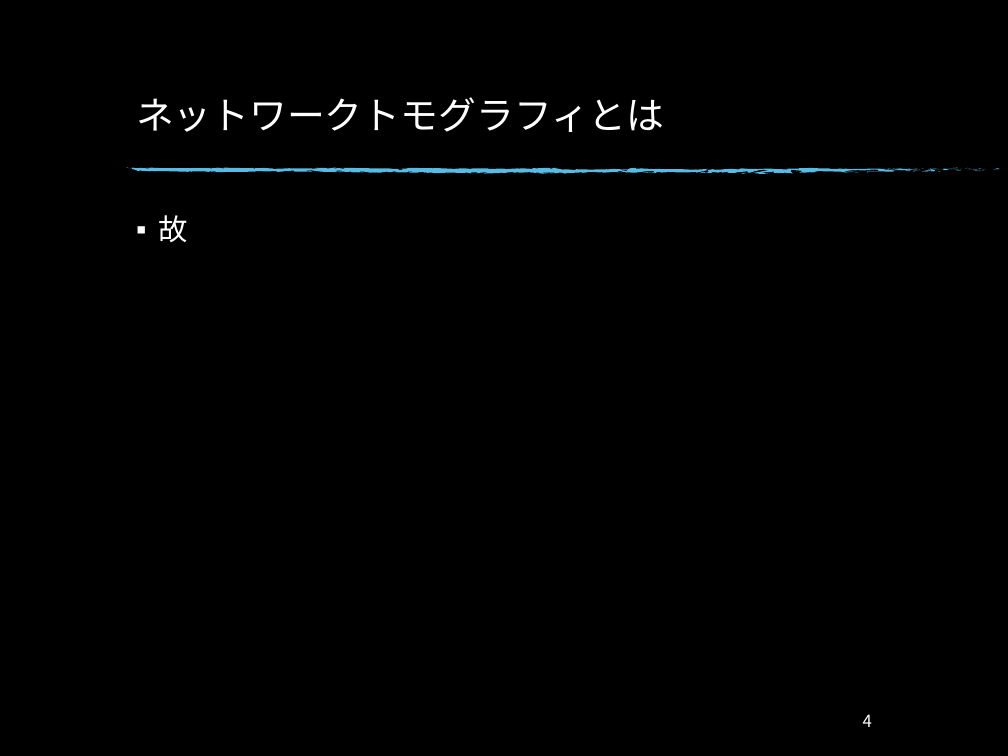
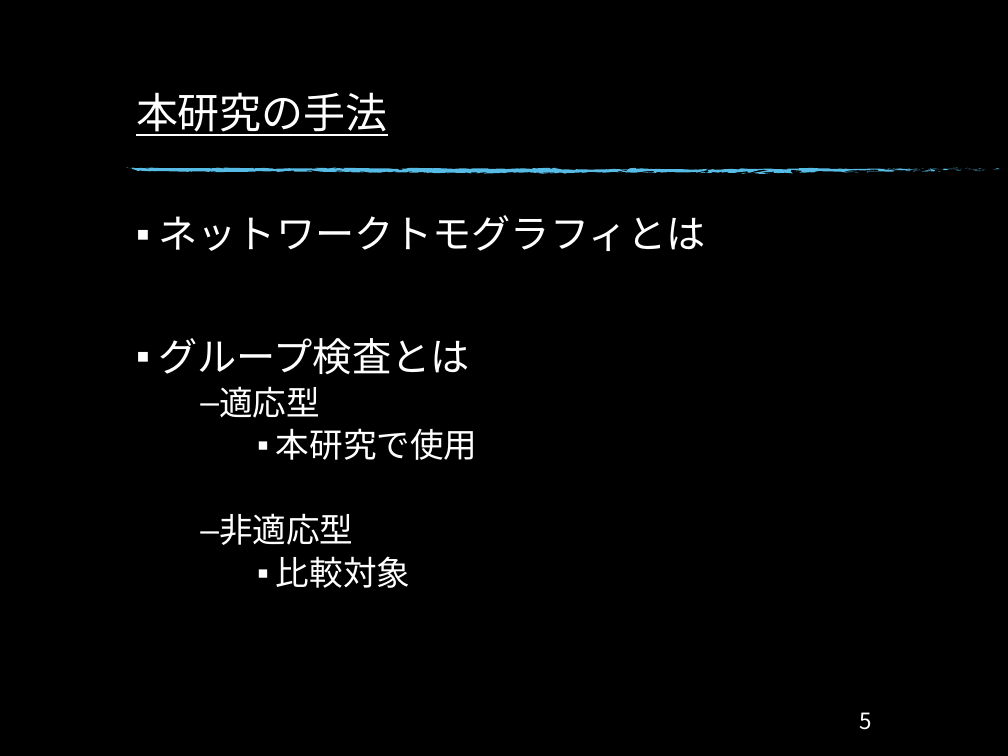
Before and after one commit to Ryo0021300/Monograph, a slide deck: slide 6 of Monograph/卒研発表_34.pptx (slide 5 before the commit). Drawn at 1008x756 pixels with LibreOffice and Linux fonts; fonts in the diff are those of the drawing; background and template pictures are left out. Boxes give left, top, right and bottom in pixels: in the first picture for what was removed or moved away, otherwise in the second. Text is boxed around its words. In the diff, an @@ line names an element or a change of style, - is before the commit and + after.

```diff
--- a/Monograph/卒研発表_34.pptx
+++ b/Monograph/卒研発表_34.pptx
@@ title at [136, 92, 388, 136]: text changed; size 27 to 30 pt @@
-ネットワークトモグラフィとは
+本研究の手法
@@ text at [159, 215, 706, 588]: text changed; size 21 to 28 pt @@
-▪ 故
+▪ ネットワークトモグラフィとは
+▪ グループ検査とは
+      – 適応型
+            ▪ 本研究で使用
+      – 非適応型
+            ▪ 比較対象
@@ page number at [860, 712, 872, 730]: text changed; size 12 to 16 pt @@
-4
+5
```
Also in this commit, not shown: 11 other slides changed, 9 slides added, 3 slides removed, 4 other files.
